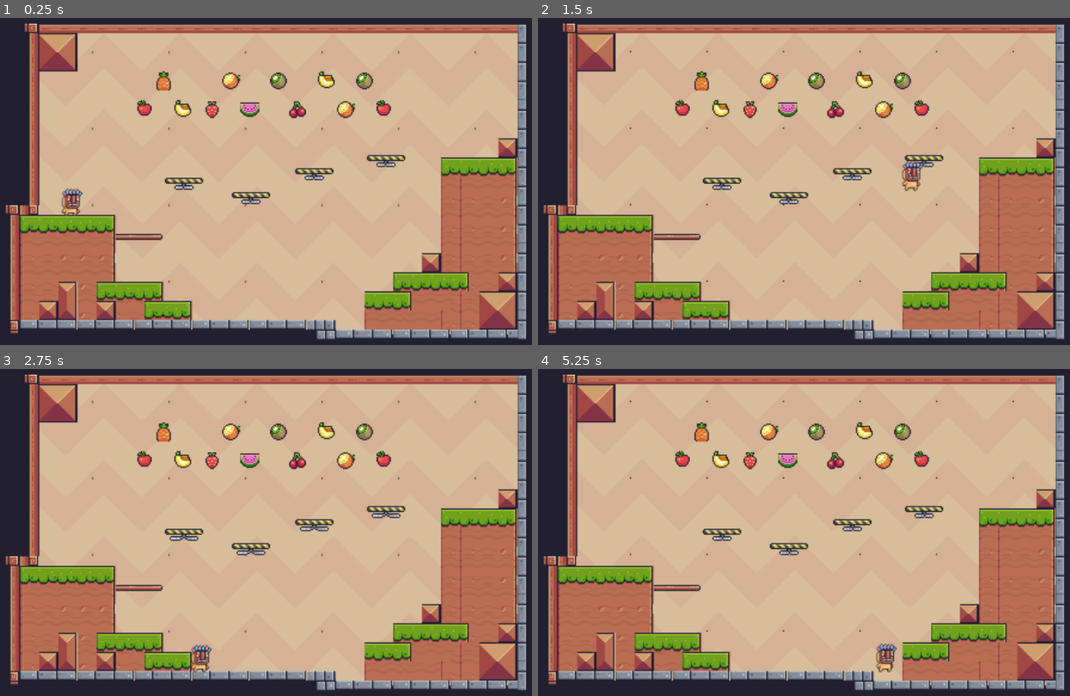
Above: before the commit, frames 1-4 (two rows, left to right).
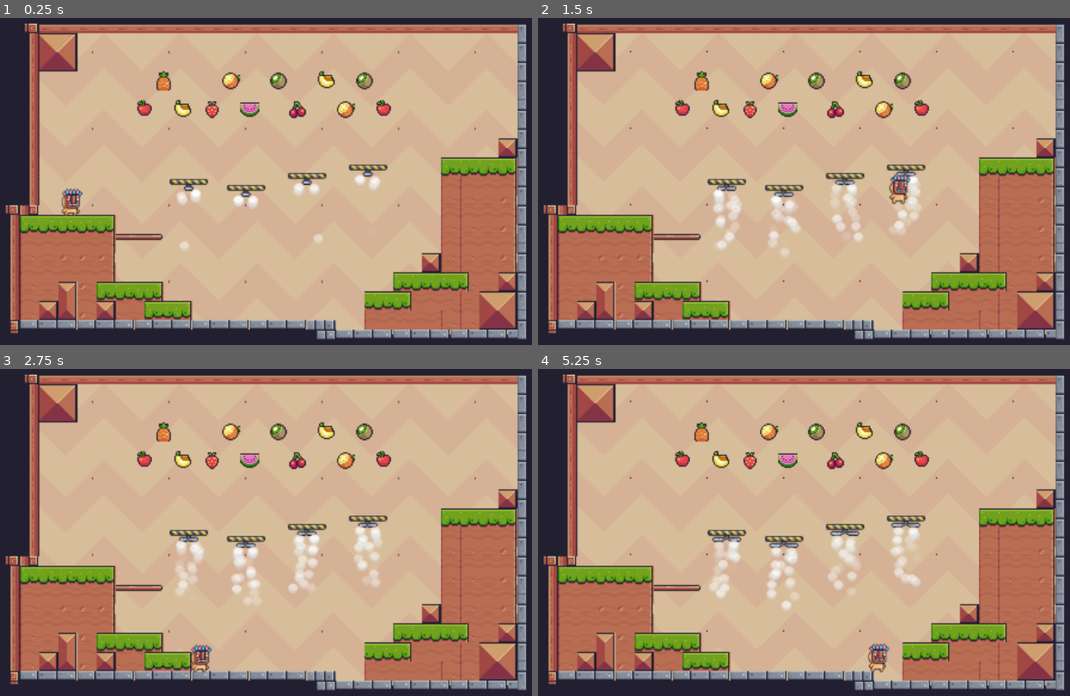
Above: after the commit, the same moments.

Repository: nikeshnaik/pixel_adventure_clone
Game: Godot game, scene res://scenes/levelOne.tscn
The game is run twice, just before and just after one commit, with the same random seed, the same clock (stepped at 60 frames per second) and the same inputs.
Inputs:
- Up to frame 1 (0.25 s): no input
- Up to frame 2 (1.5 s): tap Enter (ui_accept) at 0.5, 0.77 s; hold Right (ui_right) from 0.53 s (still down)
- Up to frame 3 (2.75 s): tap Enter (ui_accept) at 1.52 s; release Right (ui_right) at 2.03 s; hold Left (ui_left) from 2.03 s (still down)
- Up to frame 4 (5.25 s): release Left (ui_left) at 2.78 s; hold Right (ui_right) 2.78-4.28 s; tap Enter (ui_accept) at 3.02, 3.77, 4.52 s; hold Left (ui_left) 4.28-5.03 s; hold Right (ui_right) from 5.03 s (still down)

The runs differ from the first frame. In frame 1, 1.8% of the frame differs, in the area x 30-77%, y 41-72%; in frame 2, 3.4%; in frame 3, 3.3%; in frame 4, 3.6%, in the area x 30-77%, y 41-93%.

Commit message:
feat: added floating platforms with dots

Diff:
--- a/scenes/floatingPlatform.tscn
+++ b/scenes/floatingPlatform.tscn
@@ -1,12 +1,13 @@
-[gd_scene load_steps=11 format=3 uid="uid://xj4wtdumn4os"]
+[gd_scene load_steps=14 format=3 uid="uid://mlbahl1c7cul"]
 
 [ext_resource type="Texture2D" uid="uid://c2nsfbfjulfd8" path="res://assets/Traps/Falling Platforms/Off.png" id="1_opppg"]
 [ext_resource type="Texture2D" uid="uid://dl44lyerbtgx1" path="res://assets/Traps/Falling Platforms/On (32x10).png" id="2_a608v"]
+[ext_resource type="Texture2D" uid="uid://c3q0dis7wgpfj" path="res://assets/Other/Dust Particle.png" id="3_x7xb7"]
 
 [sub_resource type="PhysicsMaterial" id="PhysicsMaterial_4uukm"]
 
 [sub_resource type="RectangleShape2D" id="RectangleShape2D_aaflp"]
-size = Vector2(31, 5)
+size = Vector2(30, 2.5)
 
 [sub_resource type="AtlasTexture" id="AtlasTexture_mryhh"]
 atlas = ExtResource("1_opppg")
@@ -56,18 +57,47 @@
 "speed": 10.0
 }]
 
+[sub_resource type="Curve" id="Curve_fd3jy"]
+min_value = -9.0
+max_value = 9.0
+_data = [Vector2(0.0740103, 3.59686), 0.0, 0.0, 0, 0, Vector2(0.201377, -0.345047), 0.0, 0.0, 0, 0, Vector2(0.234079, 0.674413), 0.0, 0.0, 0, 0, Vector2(0.356282, 3.93668), 0.0, 0.0, 0, 0, Vector2(0.535284, -1.77229), 0.0, 0.0, 0, 0, Vector2(0.669535, 1.04821), 0.0, 0.0, 0, 0, Vector2(1, 1), 0.0, 0.0, 0, 0]
+point_count = 7
+
+[sub_resource type="Gradient" id="Gradient_6voht"]
+colors = PackedColorArray(1, 1, 1, 0, 1, 1, 1, 1)
+
 [node name="Node2D" type="Node2D"]
 
 [node name="RigidBody2D" type="RigidBody2D" parent="."]
+position = Vector2(-1137, 1670)
 physics_material_override = SubResource("PhysicsMaterial_4uukm")
 gravity_scale = 0.0
 
 [node name="CollisionShape2D" type="CollisionShape2D" parent="RigidBody2D"]
-position = Vector2(0.5, -2.5)
+position = Vector2(4, -50.25)
 shape = SubResource("RectangleShape2D_aaflp")
 
 [node name="AnimatedSprite2D" type="AnimatedSprite2D" parent="RigidBody2D"]
+position = Vector2(4.08861, -46.9114)
 sprite_frames = SubResource("SpriteFrames_ioif6")
 animation = &"on"
 autoplay = "on"
-frame_progress = 0.523317
+frame_progress = 0.198843
+
+[node name="dots" type="CPUParticles2D" parent="RigidBody2D/AnimatedSprite2D"]
+position = Vector2(-0.184839, 3.10574)
+amount = 25
+lifetime = 0.3
+speed_scale = 0.4
+randomness = 0.15
+texture = ExtResource("3_x7xb7")
+emission_shape = 5
+emission_points = PackedVector2Array(-6, 5, 6, 5)
+emission_normals = PackedVector2Array()
+emission_colors = PackedColorArray()
+gravity = Vector2(0, 995)
+orbit_velocity_min = -0.3
+orbit_velocity_max = 0.3
+orbit_velocity_curve = SubResource("Curve_fd3jy")
+color = Color(1, 1, 1, 0.678431)
+color_initial_ramp = SubResource("Gradient_6voht")
--- a/scenes/levelOne.tscn
+++ b/scenes/levelOne.tscn
@@ -1456,23 +1456,27 @@
 tile_map_data = PackedByteArray("AAADAAAAAAAGAAkAAAAEAAAAAAAHAAkAAAAEAAEAAAAAAAoAAAAEAAIAAAAAAAsAAAAEAAMAAAAAAAoAAAAEAA …(12112 unchanged characters)…
 tile_set = SubResource("TileSet_rpdg6")
 
-[node name="floatingPlatform" type="Node" parent="SubViewportContainer/SubViewport/Sprite2D/Tilesets/TileMapLayer"]
-
-[node name="floatingPlatform" parent="SubViewportContainer/SubViewport/Sprite2D/Tilesets/TileMapLayer/floatingPlatform" instance=ExtResource("13_75am3")]
+[node name="platforms" type="Node" parent="SubViewportContainer/SubViewport/Sprite2D/Tilesets/TileMapLayer"]
+
+[node name="Node2D" parent="SubViewportContainer/SubViewport/Sprite2D/Tilesets/TileMapLayer/platforms" instance=ExtResource("13_75am3")]
 z_index = 2
-position = Vector2(270, 126)
-
-[node name="floatingPlatform4" parent="SubViewportContainer/SubViewport/Sprite2D/Tilesets/TileMapLayer/floatingPlatform" instance=ExtResource("13_75am3")]
+position = Vector2(162, 180)
+scale = Vector2(0.001, 0.001)
+
+[node name="Node2D2" parent="SubViewportContainer/SubViewport/Sprite2D/Tilesets/TileMapLayer/platforms" instance=ExtResource("13_75am3")]
 z_index = 2
-position = Vector2(330, 115)
-
-[node name="floatingPlatform3" parent="SubViewportContainer/SubViewport/Sprite2D/Tilesets/TileMapLayer/floatingPlatform" instance=ExtResource("13_75am3")]
+position = Vector2(220, 170)
+scale = Vector2(0.01, 0.01)
+
+[node name="Node2D3" parent="SubViewportContainer/SubViewport/Sprite2D/Tilesets/TileMapLayer/platforms" instance=ExtResource("13_75am3")]
 z_index = 2
-position = Vector2(161, 134)
-
-[node name="floatingPlatform2" parent="SubViewportContainer/SubViewport/Sprite2D/Tilesets/TileMapLayer/floatingPlatform" instance=ExtResource("13_75am3")]
+position = Vector2(271, 160)
+scale = Vector2(0.01, 0.01)
+
+[node name="Node2D4" parent="SubViewportContainer/SubViewport/Sprite2D/Tilesets/TileMapLayer/platforms" instance=ExtResource("13_75am3")]
 z_index = 2
-position = Vector2(217, 146)
+position = Vector2(322, 153)
+scale = Vector2(0.01, 0.01)
 
 [node name="Player" parent="SubViewportContainer/SubViewport/Sprite2D/Tilesets" instance=ExtResource("13_05ocr")]
 z_index = 2
Not shown: 1 places in scenes/levelOne.tscn that only renumber resources
